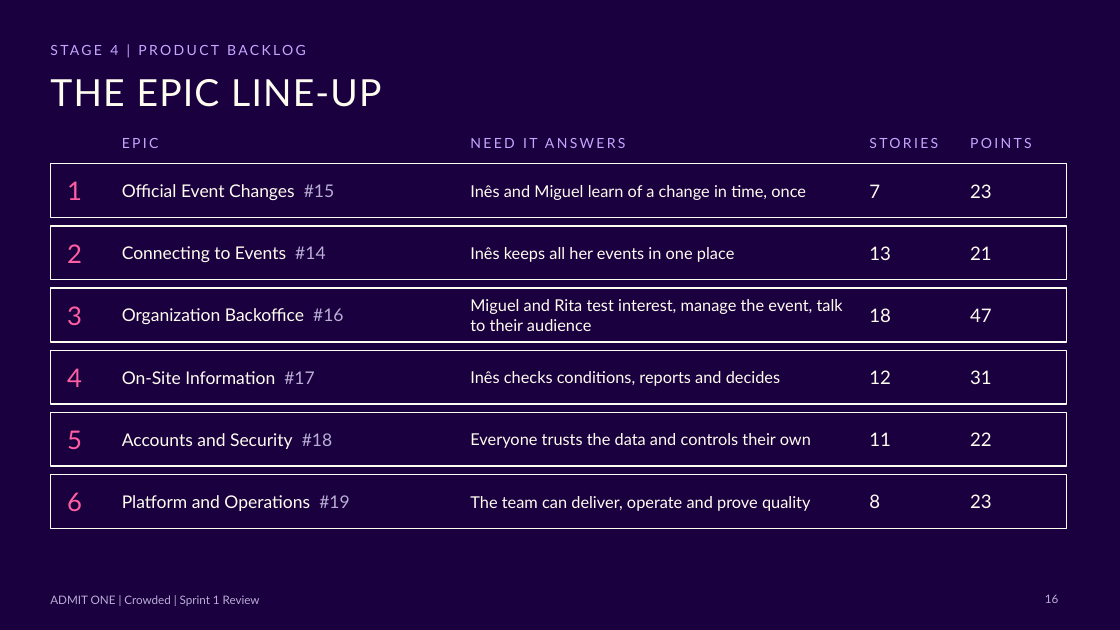
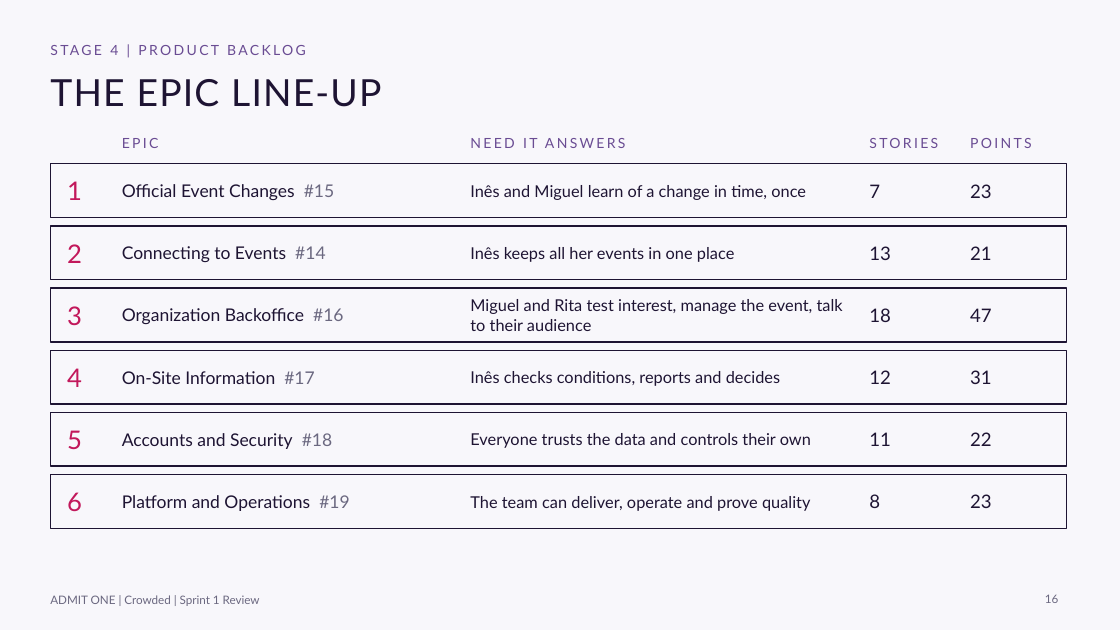
Before and after one commit to andrereis26/crowded-labdsof, a slide deck: slide 16 of docs/presentations/Sprint1/Crowded_LABDSOF_Presentation_Sprint1_TTP.pptx. Drawn at 1120x630 pixels with LibreOffice and Linux fonts; fonts in the diff are those of the drawing. Boxes give left, top, right and bottom in pixels: in the first picture for what was removed or moved away, otherwise in the second. Text is boxed around its words. In the diff, an @@ line names an element or a change of style, - is before the commit and + after.

Commit message:
docs(#12): Redo Sprint 1 PL and T-TP presentations and update operating costs

```diff
--- a/docs/presentations/Sprint1/Crowded_LABDSOF_Presentation_Sprint1_TTP.pptx
+++ b/docs/presentations/Sprint1/Crowded_LABDSOF_Presentation_Sprint1_TTP.pptx
@@ background #1A003E to #F8F7FB @@
@@ text colour #C7A6FF to #6A4C93 in 5 elements at bbox=[110, 45, 118, 55], bbox=[122, 138, 159, 148], bbox=[470, 138, 626, 148], bbox=[869, 138, 938, 148], bbox=[970, 138, 1032, 148] @@
@@ text "Official Event Changes #15" at bbox=[122, 184, 334, 200]: text colour #FFFCF0 to #1E1433 in "Official Event Changes"; text colour #B9AED6 to #6B6880 in "#15" @@
@@ text "Connecting to Events #14" at bbox=[122, 246, 325, 262]: text colour #FFFCF0 to #1E1433 in "Connecting to Events"; text colour #B9AED6 to #6B6880 in "#14" @@
@@ text "Organization Backoffice #16" at bbox=[122, 308, 343, 324]: text colour #FFFCF0 to #1E1433 in "Organization Backoffice"; text colour #B9AED6 to #6B6880 in "#16" @@
@@ text "On-Site Information #17" at bbox=[122, 371, 314, 384]: text colour #FFFCF0 to #1E1433 in "On-Site Information"; text colour #B9AED6 to #6B6880 in "#17" @@
@@ text "Accounts and Security #18" at bbox=[122, 433, 332, 449]: text colour #FFFCF0 to #1E1433 in "Accounts and Security"; text colour #B9AED6 to #6B6880 in "#18" @@
@@ outline #FFFCF0 1.25 pt to #1E1433 1.25 pt in 6 elements at bbox=[50, 164, 1067, 218], bbox=[50, 226, 1067, 280], bbox=[50, 288, 1067, 342], bbox=[50, 350, 1067, 404], bbox=[50, 413, 1067, 466], bbox=[50, 475, 1067, 528] @@
@@ text colour #FF5FA2 to #C2185B in 6 elements at bbox=[67, 181, 82, 200], bbox=[67, 244, 82, 263], bbox=[67, 306, 82, 326], bbox=[67, 368, 82, 387], bbox=[67, 430, 82, 450], bbox=[67, 492, 82, 512] @@
@@ text "Platform and Operations #19" at bbox=[122, 495, 349, 511]: text colour #FFFCF0 to #1E1433 in "Platform and Operations"; text colour #B9AED6 to #6B6880 in "#19" @@
@@ text colour #FFFCF0 to #1E1433 in 19 elements at bbox=[50, 79, 381, 107], bbox=[470, 185, 806, 200], bbox=[869, 184, 880, 198], bbox=[970, 184, 992, 198], bbox=[470, 247, 734, 262], bbox=[869, 246, 891, 260], bbox=[970, 246, 992, 260], bbox=[470, 299, 843, 331], bbox=[869, 308, 891, 322], bbox=[970, 308, 992, 322], bbox=[470, 371, 780, 386], bbox=[869, 370, 891, 384], bbox=[970, 370, 992, 384], bbox=[470, 433, 811, 448], bbox=[869, 432, 891, 446], bbox=[970, 432, 992, 446], bbox=[470, 496, 810, 511], bbox=[869, 494, 880, 508], bbox=[970, 494, 992, 508] @@
@@ text "ADMIT ONE | Crowded | ..." at bbox=[50, 595, 260, 606]: text colour #B9AED6 to #6B6880 @@
@@ page number at bbox=[1045, 594, 1058, 603]: text colour #B9AED6 to #6B6880 @@
```
Also in this commit, not shown: 27 other slides changed, 3 other files.
